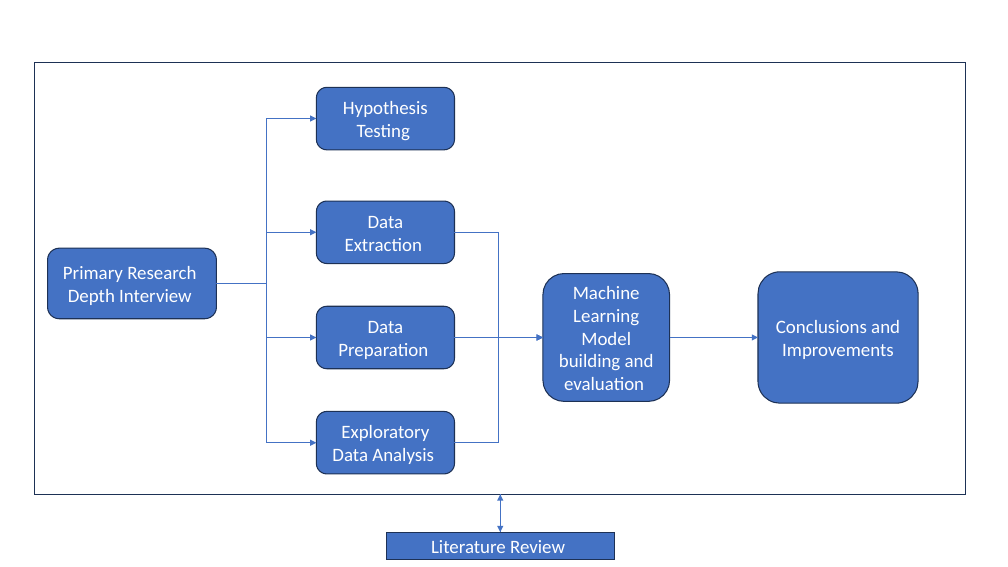
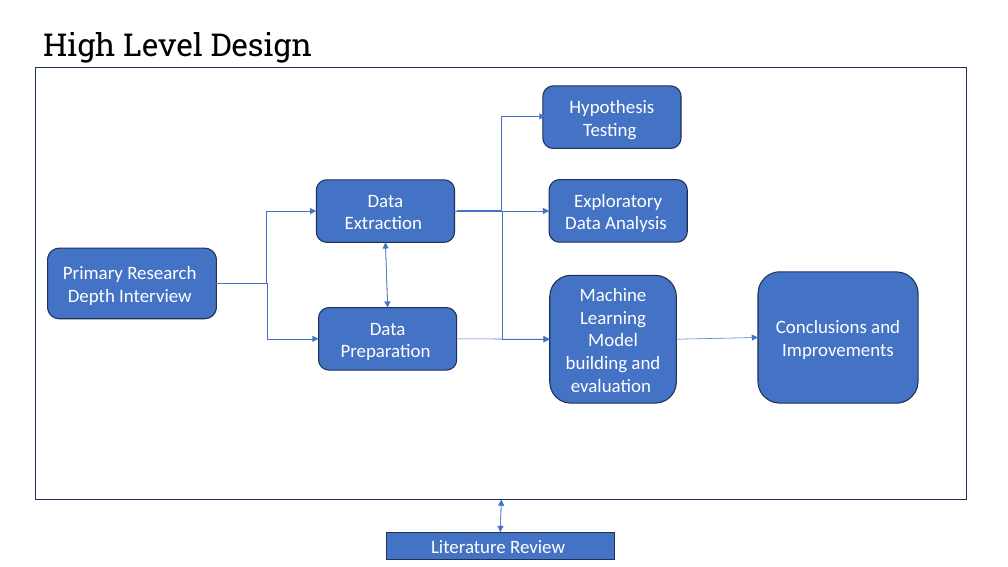
Before and after one commit to raku43/MScDACapstone, a slide deck: slide 3 of PPT_Msc_Capstone.pptx (slide 1 before the commit). Drawn at 1008x567 pixels with LibreOffice and Linux fonts; fonts in the diff are those of the drawing. Boxes give left, top, right and bottom in pixels: in the first picture for what was removed or moved away, otherwise in the second. Text is boxed around its words. In the diff, an @@ line names an element or a change of style, - is before the commit and + after.

```diff
--- a/PPT_Msc_Capstone.pptx
+++ b/PPT_Msc_Capstone.pptx
@@ text added at bbox=[43, 32, 312, 63], 30 pt, text #000000 @@
+High Level Design
@@ rectangle: place and size @@
-rectangle at bbox=[35, 63, 966, 495]
+rectangle at bbox=[36, 67, 967, 499]
@@ rounded rectangle "Hypothesis Testing": place and size @@
-rounded rectangle "Hypothesis Testing" at bbox=[317, 88, 455, 150]
+rounded rectangle "Hypothesis Testing" at bbox=[543, 86, 681, 149]
@@ elbow arrow removed from (216, 284) to (317, 119) @@
@@ elbow arrow moved from (454, 443) - (543, 337) to (457, 210) - (546, 116) @@
@@ rounded rectangle "Data Extraction": place and size @@
-rounded rectangle "Data Extraction" at bbox=[317, 201, 455, 264]
+rounded rectangle "Data Extraction" at bbox=[317, 180, 455, 243]
@@ rounded rectangle "Exploratory Data Analysis": place and size @@
-rounded rectangle "Exploratory Data Analysis" at bbox=[317, 411, 455, 474]
+rounded rectangle "Exploratory Data Analysis" at bbox=[549, 180, 687, 243]
@@ elbow arrow moved from (216, 284) - (317, 232) to (216, 284) - (317, 211) @@
@@ elbow arrow moved from (454, 232) - (543, 337) to (454, 211) - (550, 340) @@
@@ arrow added from (501, 211) to (549, 211), #4472C4 0.5 pt @@
@@ arrow added from (386, 243) to (388, 308), #4472C4 0.5 pt @@
@@ arrow added from (388, 308) to (386, 243), #4472C4 0.5 pt @@
@@ elbow arrow (216, 284) - (318, 339): route changed @@
@@ elbow arrow removed from (216, 284) to (317, 443) @@
@@ rounded rectangle "Machine Learning Model building and ...": place and size @@
-rounded rectangle "Machine Learning Model building and ..." at bbox=[543, 274, 670, 402]
+rounded rectangle "Machine Learning Model building and ..." at bbox=[550, 275, 677, 403]
@@ arrow moved from (454, 337) - (543, 337) to (457, 339) - (550, 340) @@
@@ arrow moved from (670, 337) - (758, 337) to (677, 340) - (758, 337) @@
@@ arrow moved from (501, 495) - (501, 532) to (501, 500) - (501, 532) @@
@@ arrow moved from (501, 532) - (501, 495) to (501, 532) - (501, 500) @@
```
Also in this commit, not shown: 5 other slides changed, 4 slides added.
